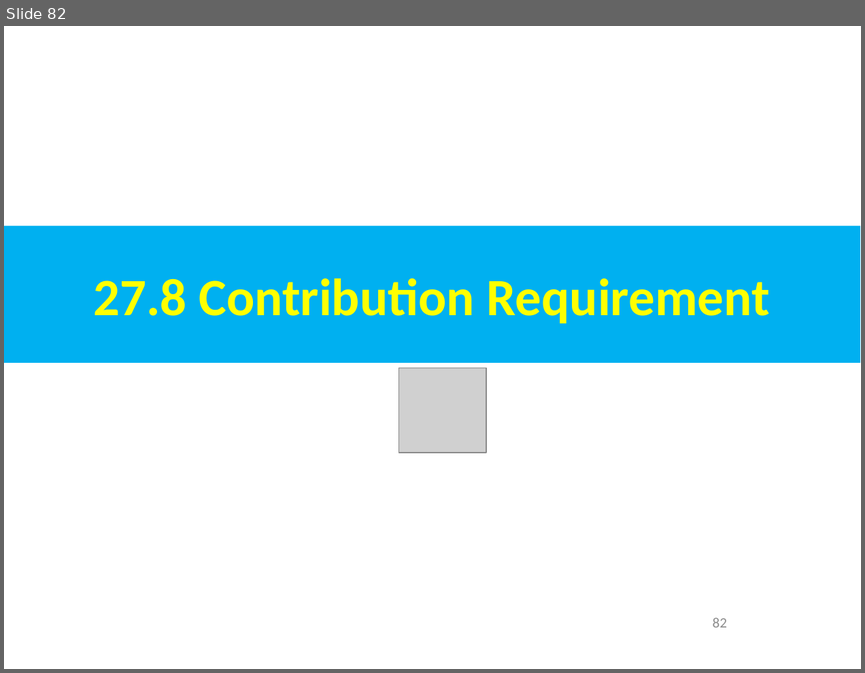
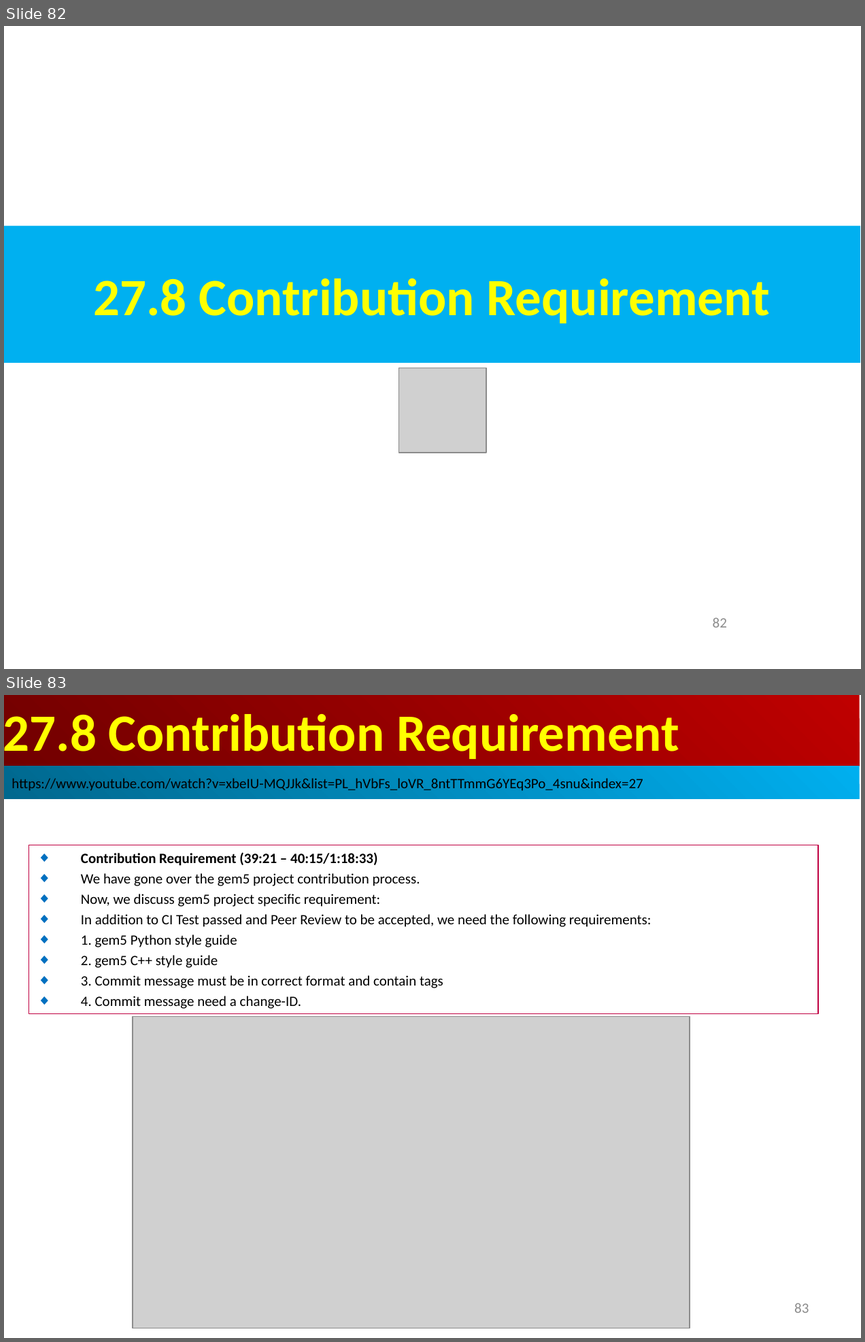
Before and after one commit to peterhchen/AIU_CS850_Gem5_McPAT, a slide deck: 050_Gem5/027.Contribute/000_Video/027_01.Contribute.ppt. Shown one above the other, each under a label of ours: slide 82 before the commit, slides 82 and 83 after it. The pictures are 865x673 and 865x1342 pixels, drawn with LibreOffice and Linux fonts; fonts in the diff are those of the drawing; grey boxes stand for pictures. Boxes give left, top, right and bottom in pixels: in the first picture for what was removed or moved away, otherwise in the second. Text is boxed around its words. In the diff, an @@ line names an element or a change of style, - is before the commit and + after.

```diff
--- a/050_Gem5/027.Contribute/000_Video/027_01.Contribute.ppt
+++ b/050_Gem5/027.Contribute/000_Video/027_01.Contribute.ppt
@@ slide 83 added at [4,695,861,1338], background #FFFFFF @@
@@ rectangle added at [4,695,859,766], fill gradient #BF0000 to #710000, 44 pt, text #FFFF00, bold @@
+27.8 Contribution Requirement
@@ rectangle added at [4,766,859,800], fill gradient #00AFEF to #00688E, 12 pt, text #000000 @@
+https://www.youtube.com/watch?v=xbeIU-MQJJk&list=PL_hVbFs_loVR_8ntTTmmG6YEq3Po_4snu&index=27
@@ rectangle added at [29,845,818,1014], outline #BF0041 0.74 pt, 12 pt, text #000000 @@
+◆ Contribution Requirement (39:21 – 40:15/1:18:33)
+◆ We have gone over the gem5 project contribution process.
+◆ Now, we discuss gem5 project specific requirement:
+◆ In addition to CI Test passed and Peer Review to be accepted, we need the following requirements:
+◆ 1. gem5 Python style guide
+◆ 2. gem5 C++ style guide
+◆ 3. Commit message must be in correct format and contain tags
+◆ 4. Commit message need a change-ID.
@@ picture added at [133,1016,689,1328] @@
@@ page number added at [794,1303,808,1312], 12 pt, text #8B8B8B @@
+83
```
Also in this commit, not shown: 1 slide changed.
